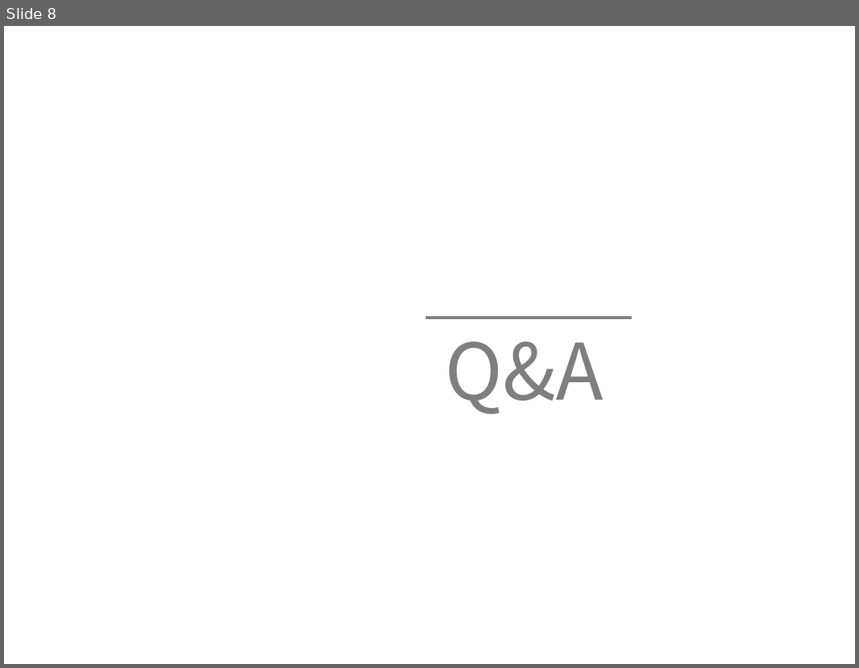
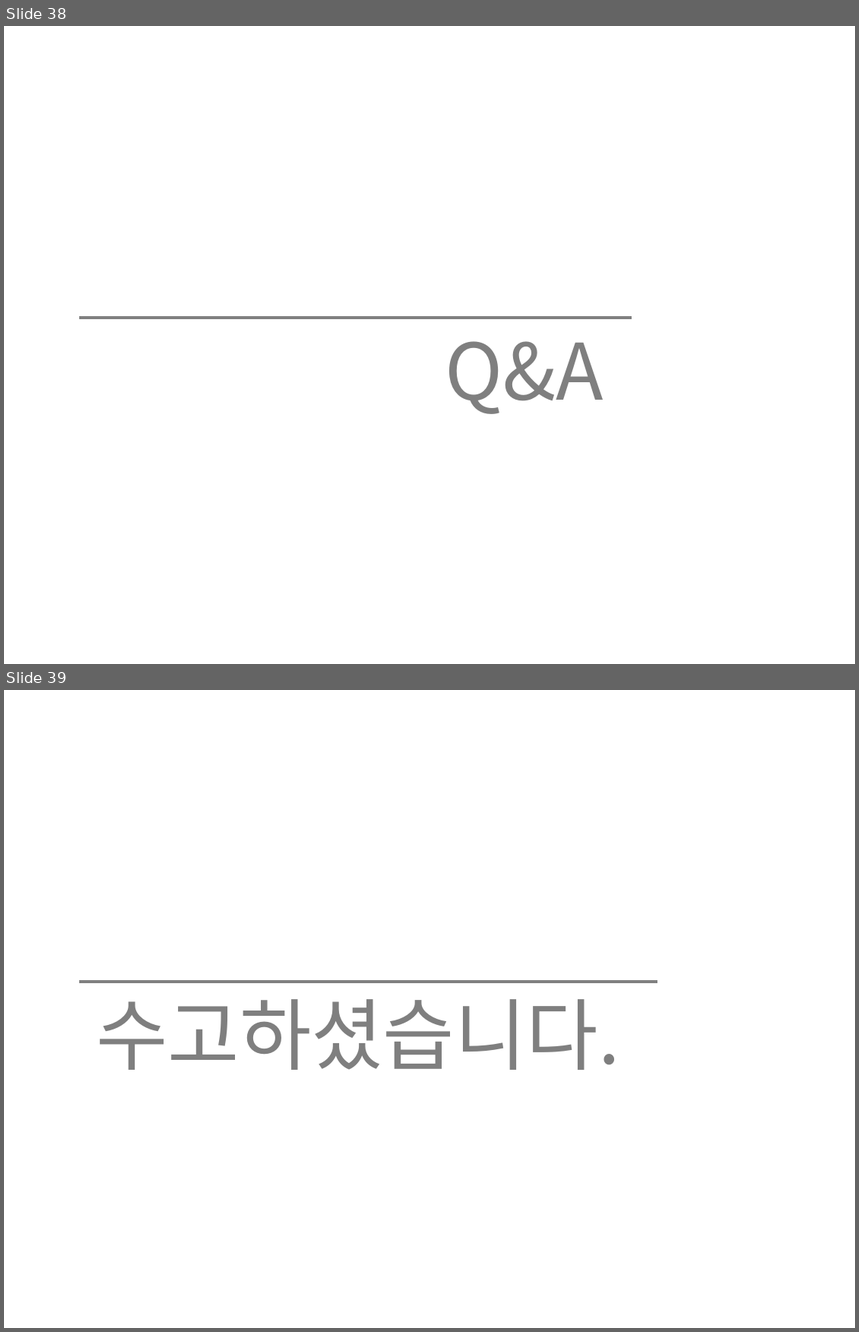
Before and after one commit to yjaeseok/gnssm_android_codelab, a slide deck: docs/1일차-20140326.pptx. Shown one above the other, each under a label of ours: slide 8 before the commit, slides 38 and 39 after it. The pictures are 859x668 and 859x1332 pixels, drawn with LibreOffice and Linux fonts; fonts in the diff are those of the drawing. Boxes give left, top, right and bottom in pixels: in the first picture for what was removed or moved away, otherwise in the second. Text is boxed around its words. In the diff, an @@ line names an element or a change of style, - is before the commit and + after.

```diff
--- a/docs/1일차-20140326.pptx
+++ b/docs/1일차-20140326.pptx
@@ slide 39 added at [4,690,855,1328], background #FFFFFF @@
@@ line added from (79, 982) to (658, 982), #808080 3 pt @@
@@ text added at [96,999,620,1070], 66 pt, text #7F7F7F @@
+수고하셨습니다.
@@ what was slide 8 is now slide 38 @@
@@ slide 38 changed as well @@
@@ line moved from (427, 318) - (631, 318) to (79, 318) - (631, 318) @@
```
Also in this commit, not shown: 3 other slides changed, 31 other slides added, 1 slide removed, 48 other files.
